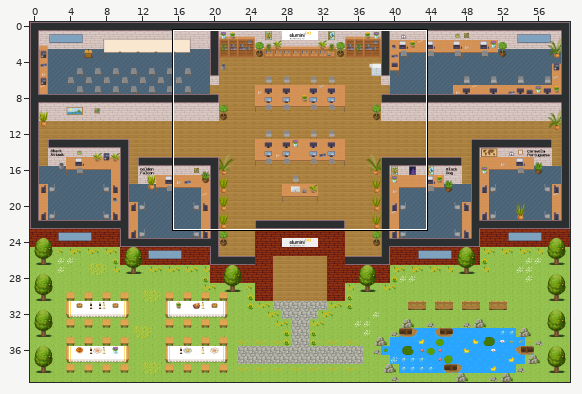
One commit to this Tiled map (JSON): maps/map.tmj. The first picture is a wide view before the edit; the outline marks the close-up.
Close-up. As it was:
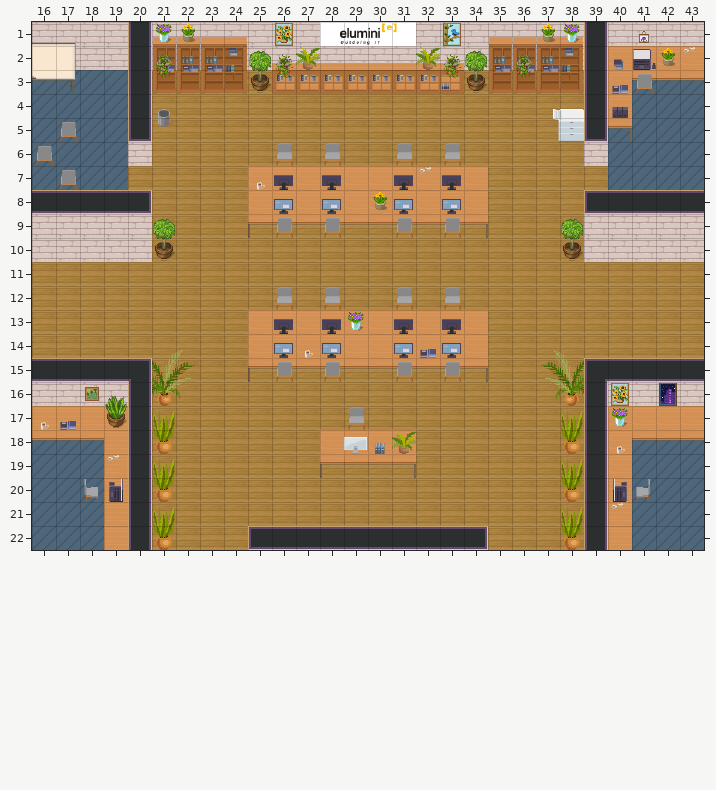
Cells are 32x32 px. Shown: x 16..43, y 1..22. The commit also changed other parts of the map, which this record leaves out.
New version:
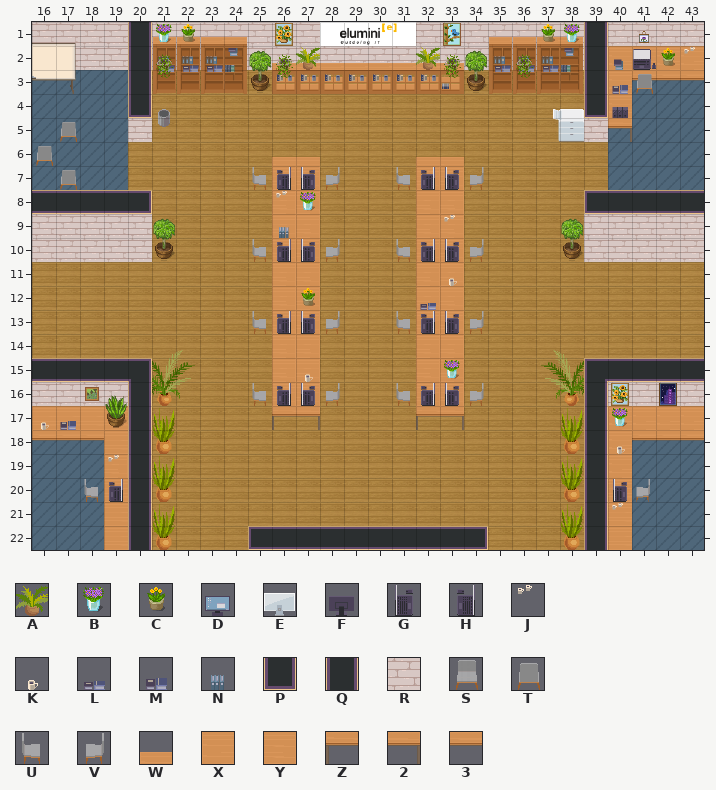
Key: from "WA_Decoration": A 67, B 92, C 93; from "WA_Miscellaneous": D 1, E 10, F 11, G 24, H 25, J 58, K 59, L 64, M 74, N 76; from "WA_Room_Builder": P 56, Q 102, R 310; from "WA_Seats": S 117, T 118, U 119, V 119 flipped left-right; from "WA_Tables": W 0, X 10, Y 11, Z 20, 2 21, 3 23.
_ is an empty cell.
Author's note on the commit: Mesas diferentes portas maiores
The exact change:
{"where": "layer \"Paredes\""}
{"y":4,"x":20,"old":"Q","new":"P"}
{"y":4,"x":39,"old":"Q","new":"P"}
{"y":5,"x":20,"old":"P","new":"R"}
{"y":5,"x":39,"old":"P","new":"R"}
{"y":6,"x":20,"old":"R","new":"_"}
{"y":6,"x":39,"old":"R","new":"_"}
{"where": "layer \"Mesas Saguao\""}
{"y":7,"x":25,"old":"XXXXXXXXXX","new":"_YY____YY_"}
{"y":8,"x":25,"old":"XXXXXXX","new":"_YY____"}
{"y":8,"x":33,"old":"XX","new":"Y_"}
{"y":9,"x":25,"old":"Z333333332","new":"_YY____YY_"}
{"y":10,"x":26,"old":"__","new":"YY"}
{"y":10,"x":32,"old":"__","new":"YY"}
{"y":11,"x":26,"old":"__","new":"YY"}
{"y":11,"x":32,"old":"__","new":"YY"}
{"y":12,"x":26,"old":"__","new":"YY"}
{"y":12,"x":32,"old":"__","new":"YY"}
{"y":13,"x":25,"old":"XXXXXXXXXX","new":"_YY____YY_"}
{"y":14,"x":25,"old":"XXXXXXXXXX","new":"_YY____YY_"}
{"y":15,"x":25,"old":"Z333333332","new":"_YY____YY_"}
{"y":16,"x":26,"old":"__","new":"YY"}
{"y":16,"x":32,"old":"__","new":"YY"}
{"y":18,"x":28,"old":"XXXX","new":"____"}
{"y":19,"x":28,"old":"Z332","new":"____"}
{"where": "layer \"Cadeiras Saguao\""}
{"y":6,"x":26,"old":"S_S","new":"WW_"}
{"y":6,"x":31,"old":"S_S","new":"_WW"}
{"y":7,"x":25,"old":"_","new":"U"}
{"y":7,"x":28,"old":"_","new":"V"}
{"y":7,"x":31,"old":"_","new":"U"}
{"y":7,"x":34,"old":"_","new":"V"}
{"y":9,"x":26,"old":"T","new":"_"}
{"y":9,"x":28,"old":"T","new":"_"}
{"y":9,"x":31,"old":"T","new":"_"}
{"y":9,"x":33,"old":"T","new":"_"}
{"y":10,"x":25,"old":"_","new":"U"}
{"y":10,"x":28,"old":"_","new":"V"}
{"y":10,"x":31,"old":"_","new":"U"}
{"y":10,"x":34,"old":"_","new":"V"}
{"y":12,"x":26,"old":"S","new":"_"}
{"y":12,"x":28,"old":"S","new":"_"}
{"y":12,"x":31,"old":"S","new":"_"}
{"y":12,"x":33,"old":"S","new":"_"}
{"y":13,"x":25,"old":"_","new":"U"}
{"y":13,"x":28,"old":"_","new":"V"}
{"y":13,"x":31,"old":"_","new":"U"}
{"y":13,"x":34,"old":"_","new":"V"}
{"y":15,"x":26,"old":"T","new":"_"}
{"y":15,"x":28,"old":"T","new":"_"}
{"y":15,"x":31,"old":"T","new":"_"}
{"y":15,"x":33,"old":"T","new":"_"}
{"y":16,"x":25,"old":"_","new":"U"}
{"y":16,"x":28,"old":"_","new":"V"}
{"y":16,"x":31,"old":"_","new":"U"}
{"y":16,"x":34,"old":"_","new":"V"}
{"y":17,"x":26,"old":"__","new":"Z2"}
{"y":17,"x":29,"old":"S","new":"_"}
{"y":17,"x":32,"old":"__","new":"Z2"}
{"where": "layer \"Sobre a Mesa Saguao\""}
{"y":7,"x":25,"old":"KF_F","new":"_HG_"}
{"y":7,"x":31,"old":"FJF","new":"_HG"}
{"y":8,"x":26,"old":"D_D","new":"JB_"}
{"y":8,"x":30,"old":"CD","new":"__"}
{"y":8,"x":33,"old":"D","new":"_"}
{"y":9,"x":26,"old":"_","new":"N"}
{"y":9,"x":33,"old":"_","new":"J"}
{"y":10,"x":26,"old":"__","new":"HG"}
{"y":10,"x":32,"old":"__","new":"HG"}
{"y":11,"x":33,"old":"_","new":"K"}
{"y":12,"x":27,"old":"_","new":"C"}
{"y":12,"x":32,"old":"_","new":"L"}
{"y":13,"x":26,"old":"F_FB","new":"HG__"}
{"y":13,"x":31,"old":"F_F","new":"_HG"}
{"y":14,"x":26,"old":"DKD","new":"___"}
{"y":14,"x":31,"old":"DMD","new":"___"}
{"y":15,"x":27,"old":"_","new":"K"}
{"y":15,"x":33,"old":"_","new":"B"}
{"y":16,"x":26,"old":"__","new":"HG"}
{"y":16,"x":32,"old":"__","new":"HG"}
{"y":18,"x":29,"old":"ENA","new":"___"}
